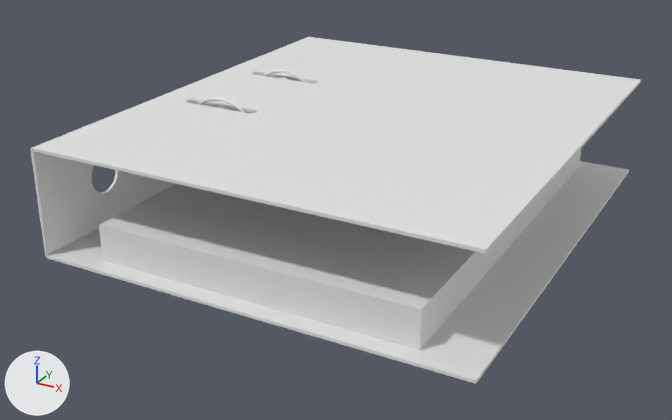
The FBX model Frontend/VIAProMa/Assets/3D Models/File.fbx as it was, and as the next commit left it.
Camera for both pictures: a camera (50 mm lens) standing at (0.263, -0.524, 0.256) and looking at (-0.013, -0.023, 0.006). The axes (+X, +Y, +Z) are drawn at lower left. The lights are the same throughout. Where no turn or scale is listed for an object, it has been applied to the vertices.

In view in the first picture: 'File Back', 'File Bottom', 'File Top', 'Paper Stack'.
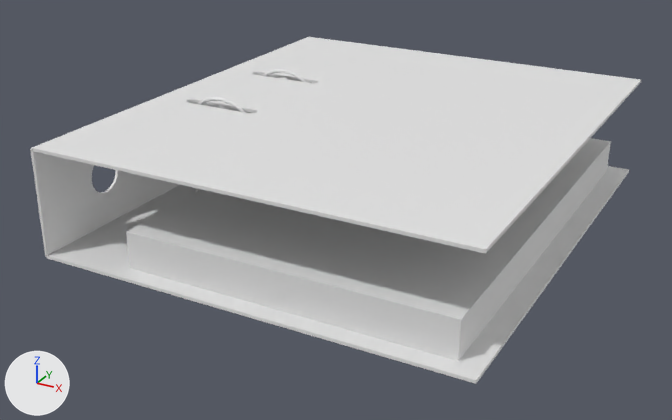
What differs and where, as boxes (x1, y1, x2, y2) in the pictures (672 x 420 px):
'Paper Stack', moved: before (99, 149, 581, 350); after (126, 138, 611, 361)

Patch to the scene script:
```diff
--- a/Frontend/VIAProMa/Assets/3D Models/File.fbx.py
+++ b/Frontend/VIAProMa/Assets/3D Models/File.fbx.py
@@ ob_paper_stack @@
 ob_paper_stack = bpy.data.objects.new('Paper Stack', me_plane_012)
-ob_paper_stack.location = (0.0, 0.0, 0.0008)
+ob_paper_stack.location = (0.021, 0.0, 0.0008)
```
